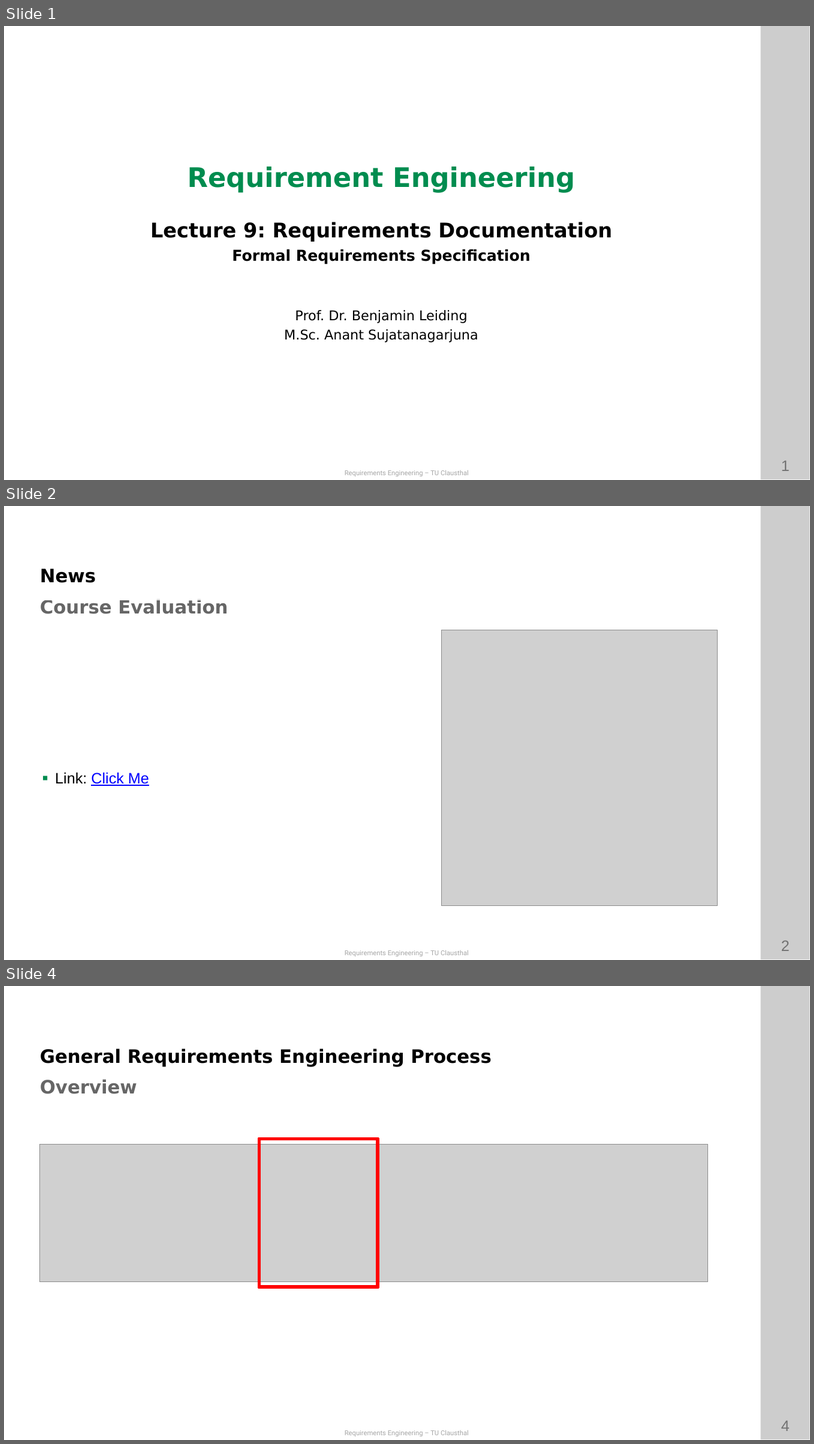
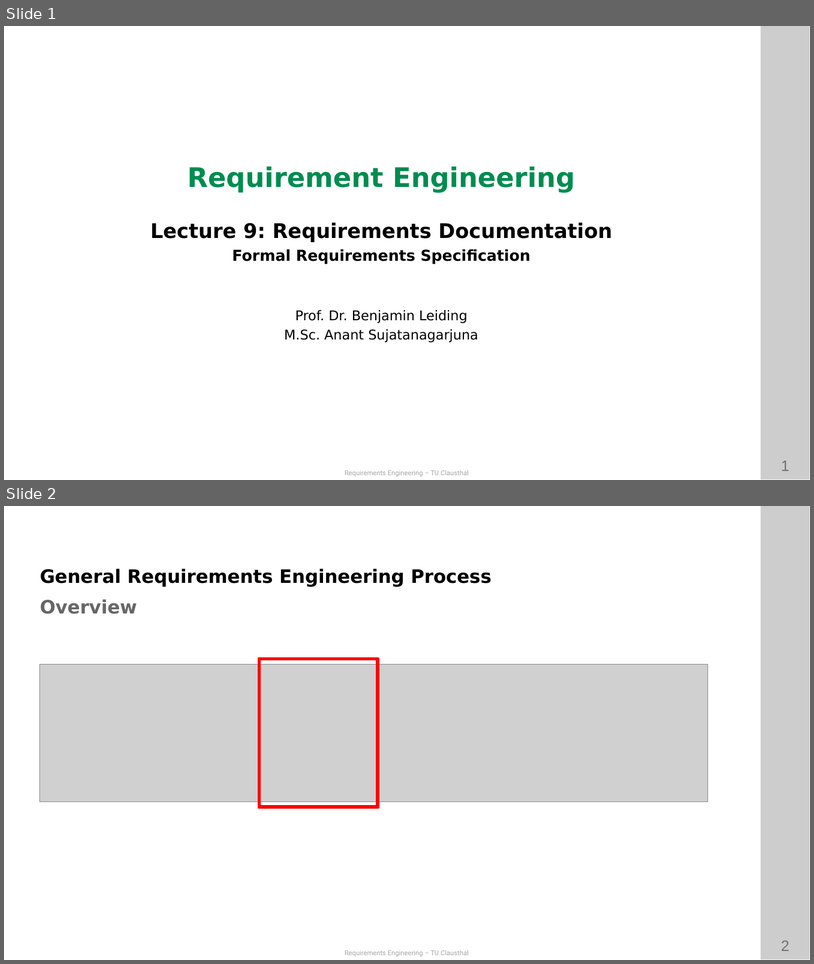
Before and after one commit to ETCE-LAB/teaching-material, a slide deck: Requirements-Engineering/RE-L09-Documentation--Formal.pptx. Shown one above the other, each under a label of ours: slides 1, 2 and 4 before the commit, slides 1 and 2 after it; the slides between them are not shown. The pictures are 814x1444 and 814x964 pixels, drawn with LibreOffice and Linux fonts; fonts in the diff are those of the drawing; grey boxes stand for pictures; background and template pictures are left out. Boxes give left, top, right and bottom in pixels: in the first picture for what was removed or moved away, otherwise in the second. Text is boxed around its words. In the diff, an @@ line names an element or a change of style, - is before the commit and + after.

Commit message:
Remove OLD Evaluation and timetable slides

```diff
--- a/Requirements-Engineering/RE-L09-Documentation--Formal.pptx
+++ b/Requirements-Engineering/RE-L09-Documentation--Formal.pptx
@@ slide 2 removed at bbox=[4, 506, 810, 960], background #FFFFFF; not listed: 4 template elements that a slide beside it also shows @@
@@ text removed at bbox=[40, 568, 96, 583] @@
-News
@@ rectangle removed at bbox=[26, 590, 396, 924] @@
@@ rectangle removed at bbox=[36, 600, 406, 933] @@
-▪ Link: Click Me
@@ text removed at bbox=[40, 599, 228, 614] @@
-Course Evaluation
@@ picture removed at bbox=[442, 630, 718, 905] @@
@@ what was slide 4 is now slide 2 @@
@@ page number at bbox=[782, 940, 790, 951]: text changed @@
-4
+2
```
Also in this commit, not shown: 1 slide changed, 1 other slide removed, 13 other files.
